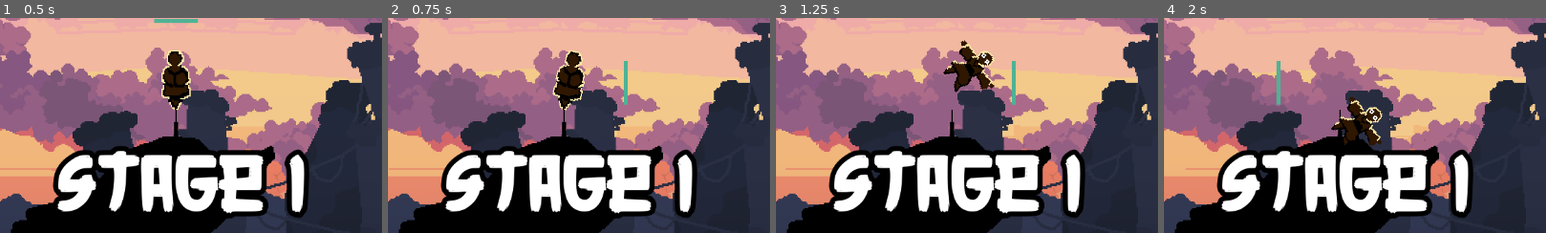
Above: before the commit, frames 1-4 (left to right).
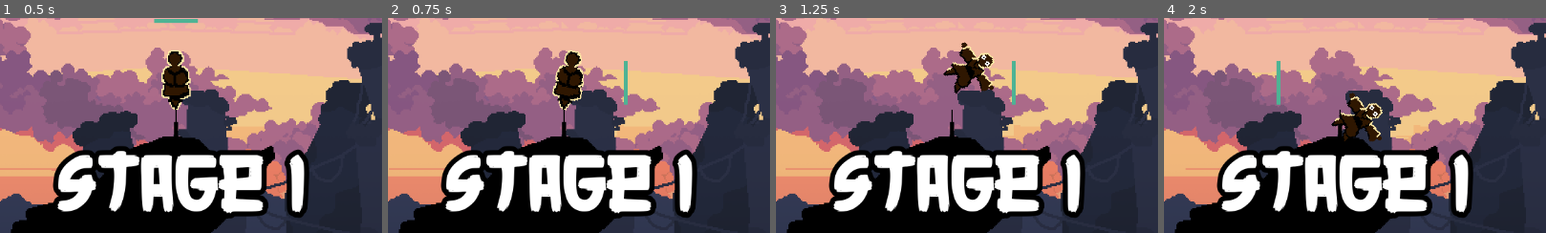
Above: after the commit, the same moments.

Repository: BluePolar282/Jame-Gam-58-2
Game: Godot game, scene res://Jame-Gam-58/Utilities/scenes/main_scene.tscn
Two runs of this game, one before a commit and one after it. Both use one fixed random seed, a clock stepped at 60 frames per second and the inputs below.
Inputs (mouse positions are % of the whole screen's width and height, from its top left):
- Up to frame 1 (0.5 s): no input
- Up to frame 2 (0.75 s): tap Enter at 0.5 s; move the mouse to (72, 45) at 0.52 s; hold D (right) from 0.53 s (still down)
- Up to frame 3 (1.25 s): keep holding D (right)
- Up to frame 4 (2 s): move the mouse to (30, 55) at 1.27 s; release D (right) at 1.28 s; hold A (left) from 1.28 s (still down)
The pictures show only the part of the screen within x 27-77%, y 45-95%; the shares and areas given below are measured in that part.

Frame 1 is identical in both runs. In frame 2, 0.3% of the frame differs, in the area x 43-52%, y 15-41%; in frame 3, 0.9%; in frame 4, 1.3%, in the area x 43-58%, y 34-60%.

Commit message:
im sweepy (some stuff i guess)

Diff:
--- a/Jame-Gam-58/Objects/scenes/tower.tscn
+++ b/Jame-Gam-58/Objects/scenes/tower.tscn
@@ -60,6 +60,9 @@
 [sub_resource type="CircleShape2D" id="CircleShape2D_uvqia"]
 radius = 28.0
 
+[sub_resource type="RectangleShape2D" id="RectangleShape2D_4gtuj"]
+size = Vector2(33, 77.375)
+
 [node name="tower" type="CharacterBody2D" groups=["Tower"]]
 position = Vector2(0, 39)
 script = ExtResource("1_3nbm1")
@@ -68,7 +71,6 @@
 position = Vector2(0, -62)
 scale = Vector2(2, 2)
 sprite_frames = SubResource("SpriteFrames_bm1pb")
-animation = &"fall"
 
 [node name="Area2D" type="Area2D" parent="." groups=["Tower"]]
 position = Vector2(0, -39)
@@ -85,5 +87,18 @@
 position = Vector2(0, 40)
 offset = Vector2(0, -40)
 
+[node name="leftSide" type="Area2D" parent="."]
+position = Vector2(-16, -39)
+
+[node name="CollisionShape2D" type="CollisionShape2D" parent="leftSide"]
+position = Vector2(-2, 0)
+shape = SubResource("RectangleShape2D_4gtuj")
+
+[node name="rightSide" type="Area2D" parent="."]
+position = Vector2(18, -39)
+
+[node name="CollisionShape2D" type="CollisionShape2D" parent="rightSide"]
+shape = SubResource("RectangleShape2D_4gtuj")
+
 [connection signal="area_entered" from="Area2D" to="." method="_on_area_2d_area_entered"]
 [connection signal="body_entered" from="Area2D" to="." method="_on_area_2d_body_entered"]
--- a/Jame-Gam-58/Objects/scripts/tower.gd
+++ b/Jame-Gam-58/Objects/scripts/tower.gd
@@ -20,6 +20,7 @@
 		$AnimatedSprite2D.play("damage")
 		await get_tree().create_timer(0.15).timeout
 		currently_animating = false
+
 
 func die():
 	if Globals.is_game_over == true:
--- a/Jame-Gam-58/Utilities/scripts/balanceBar.gd
+++ b/Jame-Gam-58/Utilities/scripts/balanceBar.gd
@@ -1,8 +1,6 @@
 extends Sprite2D
 @onready var early_head: Sprite2D = $earlyHead
-
 var velocity = 0.0
-var last_mouse_pos = Vector2.ZERO
 const GRAVITY = 2.7
 const MOUSE_FORCE = 2.5
 
@@ -22,8 +20,16 @@
 			hide()
 
 func _ready():
-	last_mouse_pos = get_global_mouse_position()
+	Input.mouse_mode = Input.MOUSE_MODE_CAPTURED
 	hide()
+
+func _input(event):
+	if event is InputEventKey and event.keycode == KEY_ESCAPE:
+		Input.mouse_mode = Input.MOUSE_MODE_VISIBLE
+
+	if event is InputEventMouseMotion:
+		if Globals.is_game_over == false:
+			velocity += event.relative.x * MOUSE_FORCE
 
 func _physics_process(delta: float) -> void:
 	debug()
@@ -32,17 +38,12 @@
 	if Globals.is_game_over == true:
 		return
 
-	Globals.tilt = remap(early_head.global_position.x - global_position.x, -3000,3000, -5, 5)
+	Globals.tilt = remap(early_head.global_position.x - global_position.x, -3000, 3000, -5, 5)
 
 	if (early_head.global_position.x - global_position.x) <= -400 or (early_head.global_position.x - global_position.x) >= 400:
 		Globals.game_over.emit()
 		$slipSound.play()
 		start_fade(0.1)
 	else:
-		var mouse_pos = get_global_mouse_position()
-		var mouse_delta = mouse_pos.x - last_mouse_pos.x
-		last_mouse_pos = mouse_pos
-
 		velocity += (early_head.global_position.x - global_position.x) * GRAVITY * delta
-		velocity += mouse_delta * MOUSE_FORCE
 		early_head.global_position.x += velocity * delta
Not shown: 1 places in Jame-Gam-58/Objects/scenes/tower.tscn that only renumber resources
Binary file added: Jame-Gam-58/UI/assets/Ink line.png
